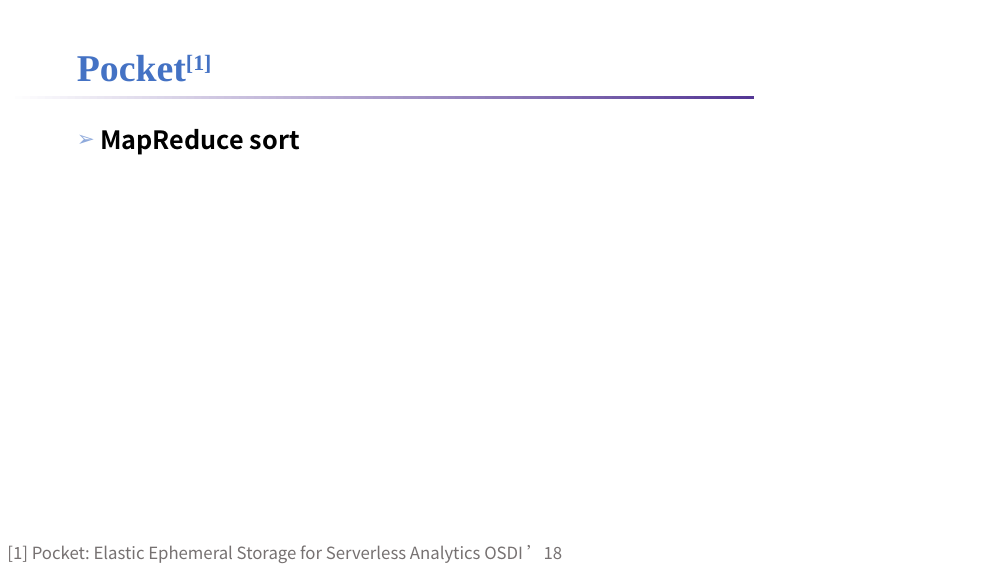
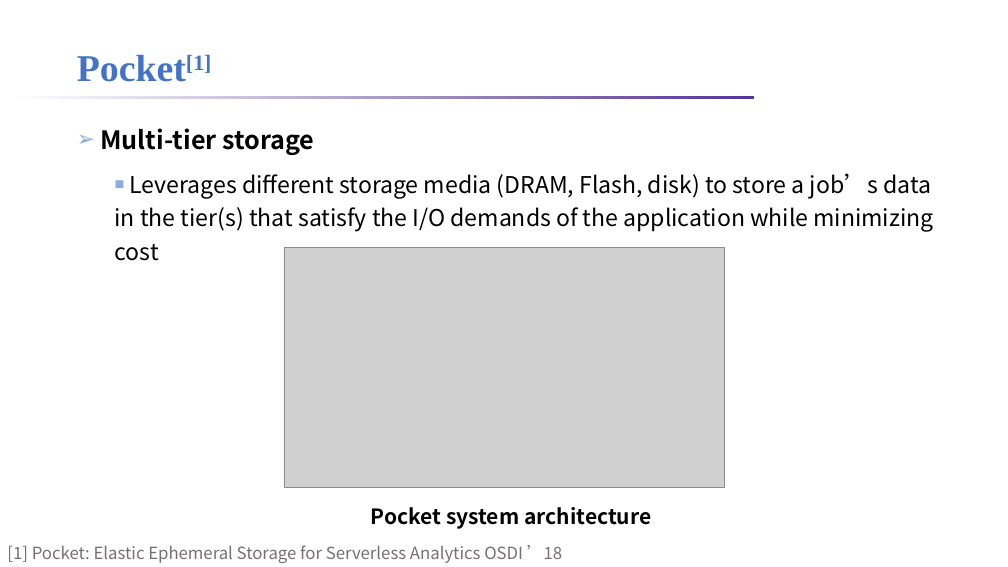
Before and after one commit to lt2000/ADSL, a slide deck: slide 7 of meeting/数据分析应用的数据特征.pptx (slide 5 before the commit). Drawn at 1008x567 pixels with LibreOffice and Linux fonts; fonts in the diff are those of the drawing; grey boxes stand for pictures; background and template pictures are left out. Boxes give left, top, right and bottom in pixels: in the first picture for what was removed or moved away, otherwise in the second. Text is boxed around its words. In the diff, an @@ line names an element or a change of style, - is before the commit and + after.

Commit message:
update PPT

```diff
--- a/meeting/数据分析应用的数据特征.pptx
+++ b/meeting/数据分析应用的数据特征.pptx
@@ text at <box>100,128,934,261</box>: text changed; size 24 to 22 pt; bold off @@
-➢ MapReduce sort
+➢ Multi-tier storage
+  ■ Leverages different storage media (DRAM, Flash, disk) to store a job’s data in the tier(s) that satisfy the I/O demands of the application while minimizing cost
@@ picture added at <box>284,247,724,488</box> @@
@@ text added at <box>371,507,651,529</box>, 20 pt, text #000000, bold @@
+Pocket system architecture
```
Also in this commit, not shown: 2 other slides changed, 2 slides added, 2 other files.
